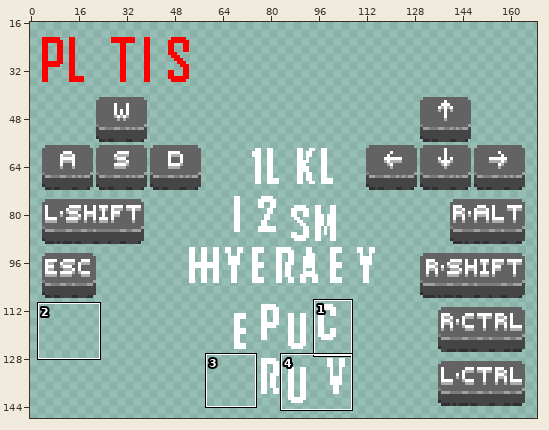
Pixel-art file: overcooked/UI/Controls/Controls_Keyboard_Split.aseprite. Above: a wide view before the commit, with the close-up outlined.
Close-up. Before the commit:
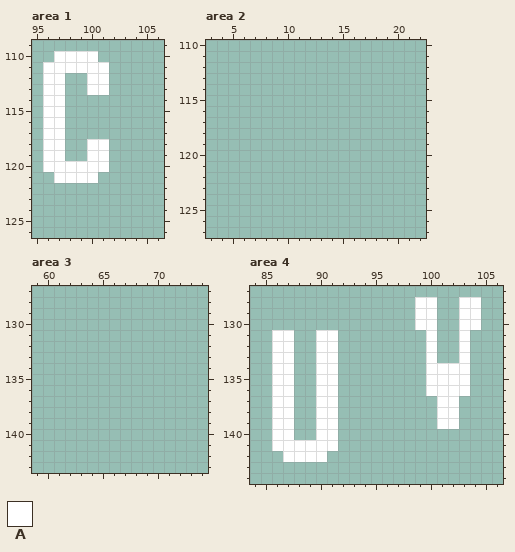
180x150 pixels, 1 frame. Shown: area 1: x 95..106, y 109..126; area 2: x 3..22, y 110..127; area 3: x 59..74, y 127..143; area 4: x 84..106, y 127..144. The old version is drawn lined up with the new one. The wide view leaves out empty margins. The commit also changed other parts of the picture, which this record leaves out.
Palette (. is transparent): A #ffffff
Pixels before, area 1, first column x 96:
110 .AAAA.
111 AAAAAA
112 AA..AA
113 AA..AA
114 AA....
115 AA....
116 AA....
117 AA....
118 AA..AA
119 AA..AA
120 AAAAAA
121 .AAAA.
Pixels before, area 4, first column x 86:
128 .............AA..AA
129 .............AA..AA
130 .............AA..AA
131 AA..AA........A..A.
132 AA..AA........A..A.
133 AA..AA........A..A.
134 AA..AA........AAAA.
135 AA..AA........AAAA.
136 AA..AA........AAAA.
137 AA..AA.........AA..
138 AA..AA.........AA..
139 AA..AA.........AA..
140 AA..AA.............
141 AAAAAA.............
142 .AAAA..............
New version:
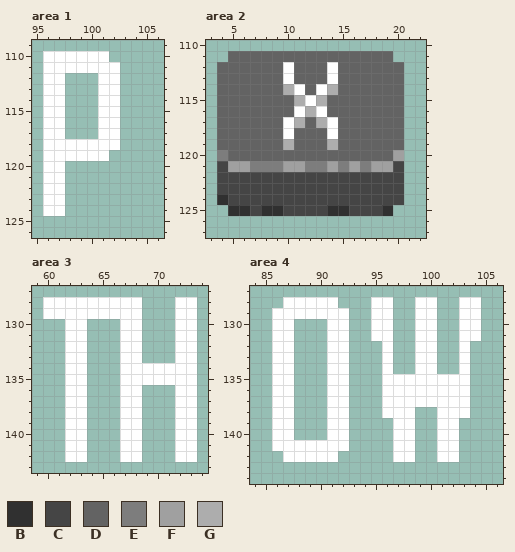
Colours new in this view: B #303030  C #454545  D #636363  E #7d7d7d  F #a0a0a0  G #adadad
What changed:
drawings rearranged on the sheet (the old picture shows each at its new place; 15 dropped ones are not shown)
Changed rows in their new state; - is an unchanged pixel.
Area 1:
first column x 96:
110 A----A-
111 ------A
112 ----.-A
113 ----.-A
114 -----AA
115 -----AA
116 -----AA
117 -----AA
118 --AA--A
119 --AA---
120 --....-
121 A-...--
122 AA-----
123 AA-----
124 AA-----
Area 2:
first column x 4:
111 -DDDDDDDDDDDDDDD-
112 DDDDDDADDDADDDDDD
113 DDDDDDADDDADDDDDD
114 DDDDDDGADAGDDDDDD
115 DDDDDDDGAGDDDDDDD
116 DDDDDDDAGADDDDDDD
117 DDDDDDAGDGADDDDDD
118 DDDDDDADDDADDDDDD
119 DDDDDDGDDDGDDDDDD
120 EDDDDDDDDDDDDDDDF
121 CFFEEEFFEEFEFEFFC
122 CCCCCCCCCCCCCCCCC
123 CCCCCCCCCCCCCCCCC
124 BCCCCCCCCCCCCCCCC
125 -BBCBBCCCCBBCCCB-
Area 3:
first column x 60:
128 AAAAAAAAA---AA
129 AAAAAAAAA---AA
130 --AA---AA---AA
131 --AA---AA---AA
132 --AA---AA---AA
133 --AA---AA---AA
134 --AA---AAAAAAA
135 --AA---AAAAAAA
136 --AA---AA---AA
137 --AA---AA---AA
138 --AA---AA---AA
139 --AA---AA---AA
140 --AA---AA---AA
141 --AA---AA---AA
142 --AA---AA---AA
Area 4:
first column x 86:
128 -AAAAA---AA--------
129 AAAAAAA--AA--------
130 AA---AA--AA--------
131 ----.-A--AA--A----A
132 ----.-A---A--A-----
133 ----.-A---A--A-----
134 ----.-A---A--A-..--
135 ----.-A---AAAA-----
136 ----.-A---AAAA-----
137 ----.-A---AAAAA--A-
138 ----.-A---AAA----A-
139 ----.-A----AA------
140 ----.-A----AA--AA--
141 ------A----AA--AA--
142 -----A-----AA--AA--
Changed places in both close-ups, as pixel boxes (x1, y1, x2, y2):
changed: (43, 51, 120, 216)
added: (217, 51, 404, 216)
added: (43, 297, 197, 462)
changed: (272, 297, 481, 462)
